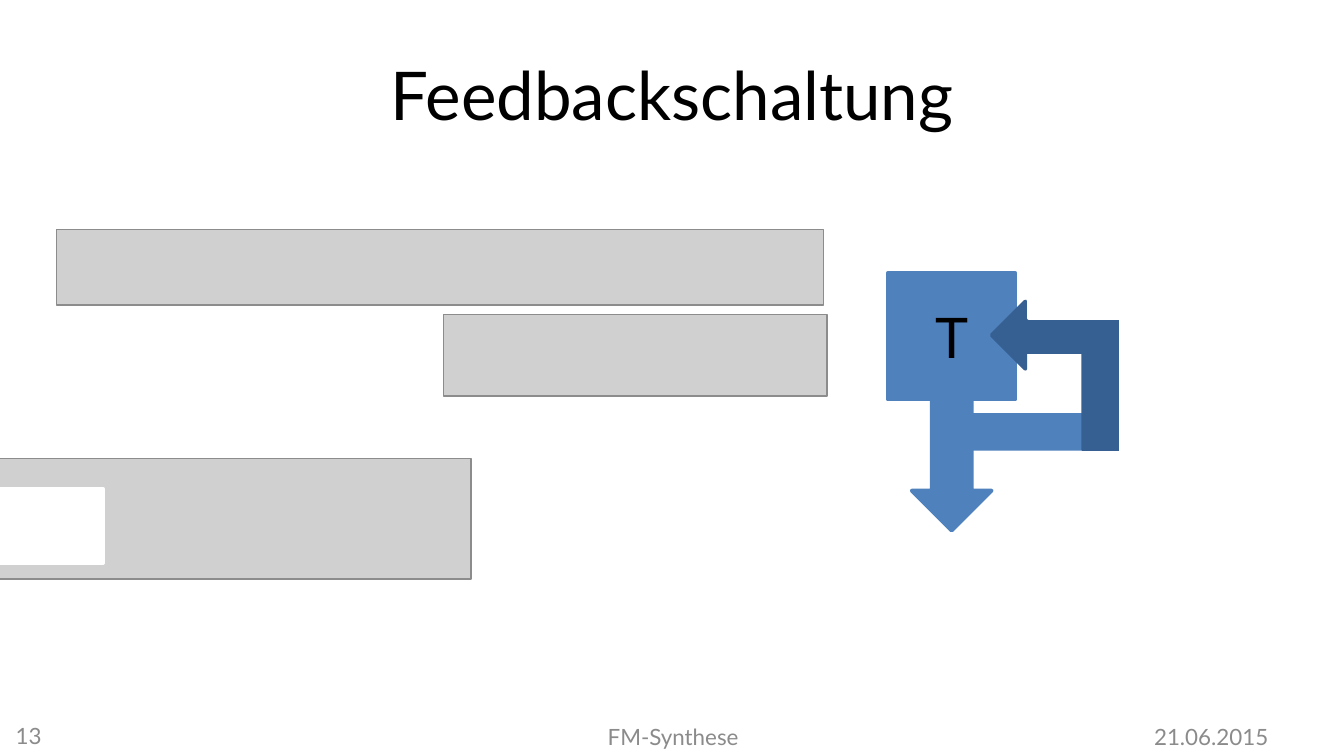
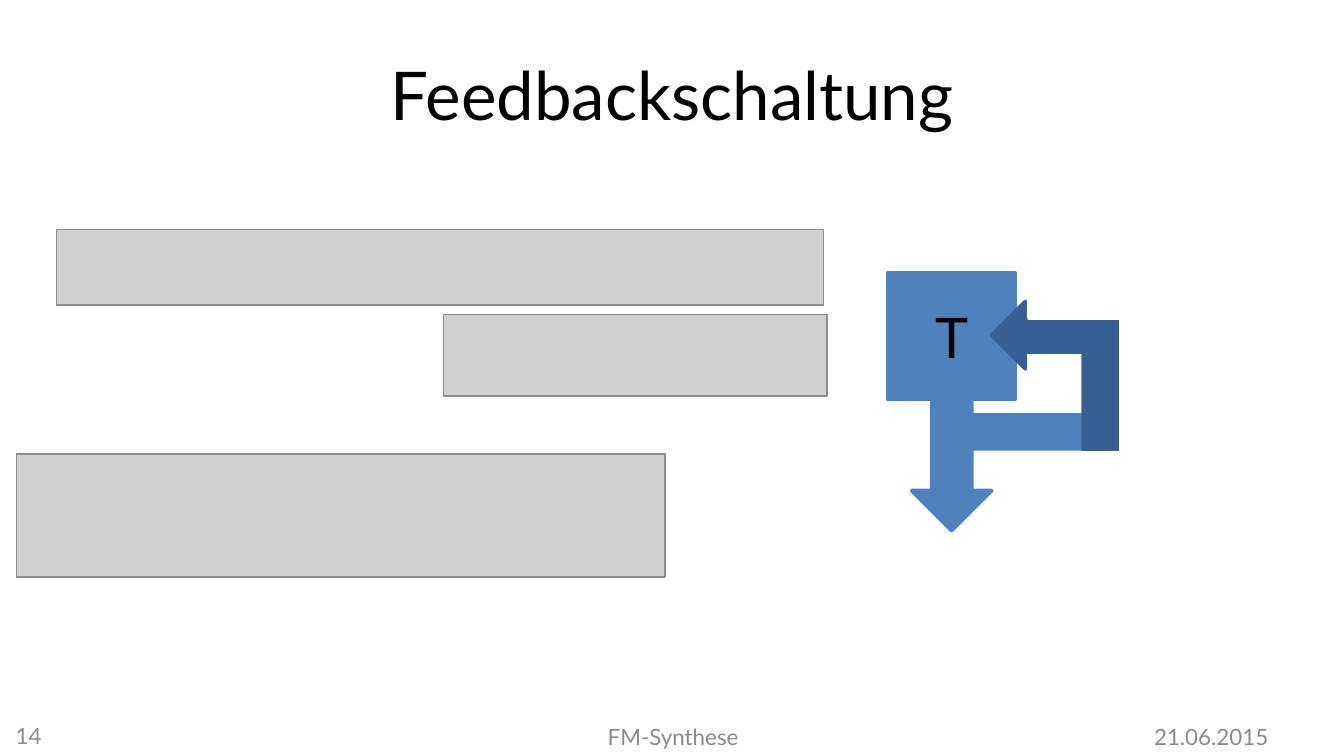
Before and after one commit to MBulli/VSeminar, a slide deck: slide 14 of Praesentation/FMSynthese-Matze.pptx (slide 13 before the commit). Drawn at 1344x756 pixels with LibreOffice and Linux fonts; fonts in the diff are those of the drawing; grey boxes stand for pictures; background and template pictures are left out. Boxes give left, top, right and bottom in pixels: in the first picture for what was removed or moved away, otherwise in the second. Text is boxed around its words. In the diff, an @@ line names an element or a change of style, - is before the commit and + after.

```diff
--- a/Praesentation/FMSynthese-Matze.pptx
+++ b/Praesentation/FMSynthese-Matze.pptx
@@ picture: place and size @@
-picture at box(0, 458, 470, 579)
+picture at box(17, 454, 665, 578)
@@ page number at box(16, 728, 42, 744): text changed @@
-13
+14
```
Also in this commit, not shown: 1 other slide changed, 1 slide added, 2 other files.
